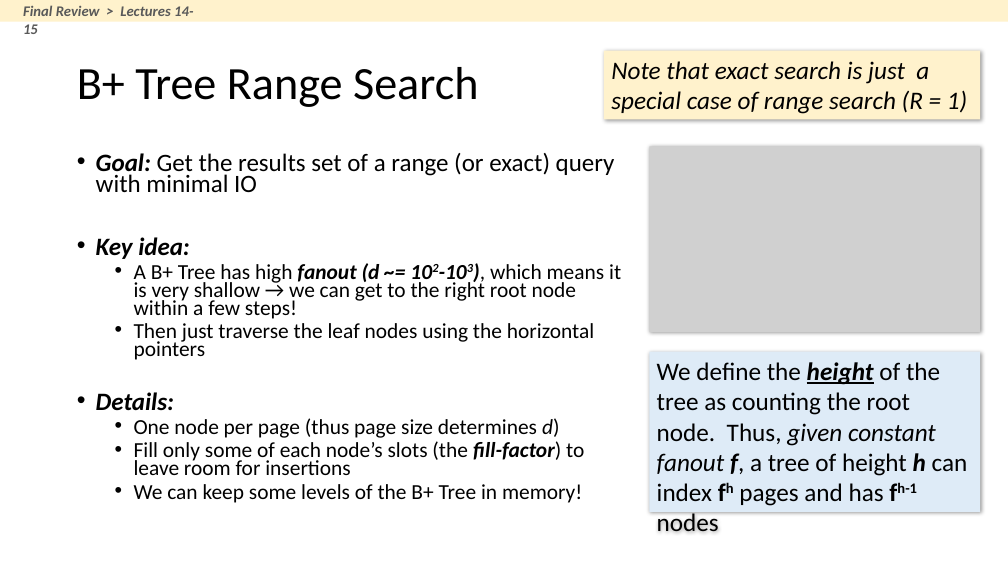
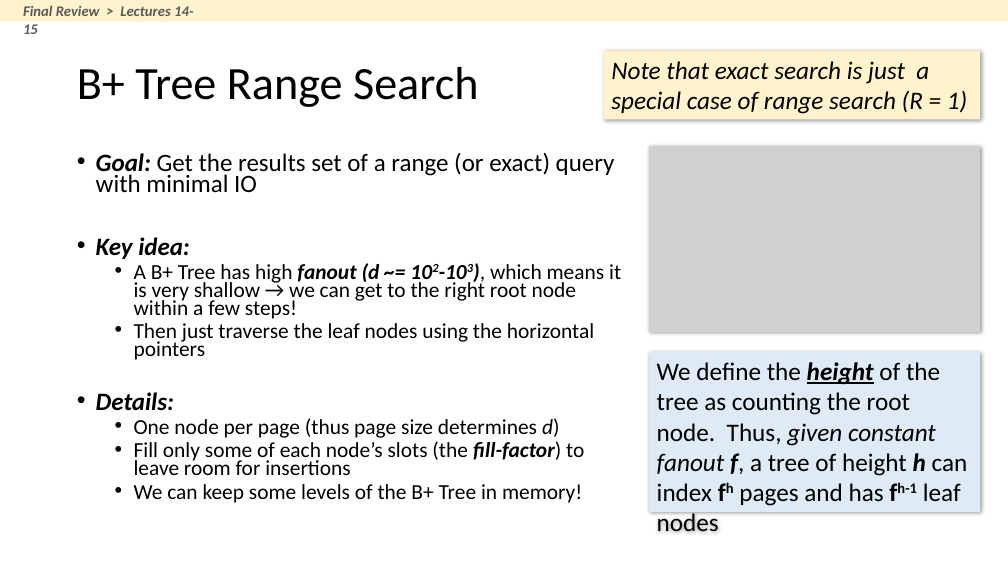
Before and after one commit to XIEQ/cs145-notebooks, a slide deck: slide 16 of final/final_review.pptx. Drawn at 1008x567 pixels with LibreOffice and Linux fonts; fonts in the diff are those of the drawing; grey boxes stand for pictures. Boxes give left, top, right and bottom in pixels: in the first picture for what was removed or moved away, otherwise in the second. Text is boxed around its words. In the diff, an @@ line names an element or a change of style, - is before the commit and + after.

Commit message:
Clarified- "leaf" nodes

```diff
--- a/final/final_review.pptx
+++ b/final/final_review.pptx
@@ text in rectangle at (657,362,968,506): text changed @@
-We define the height of the tree as counting the root node. Thus, given constant fanout f, a tree of height h can index fh pages and has fh-1 nodes
+We define the height of the tree as counting the root node. Thus, given constant fanout f, a tree of height h can index fh pages and has fh-1 leaf nodes
```
Also in this commit, not shown: 2 other files.
